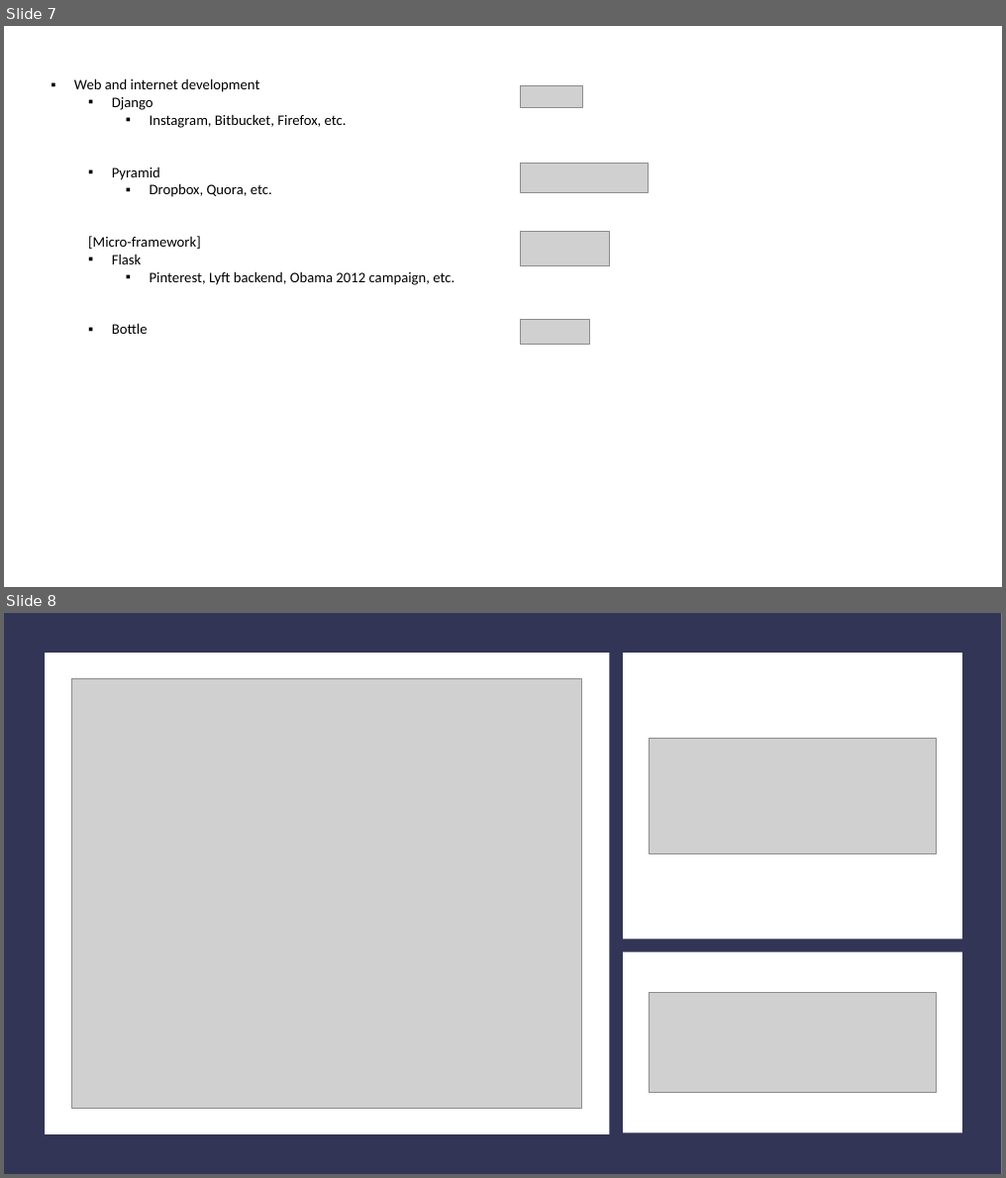
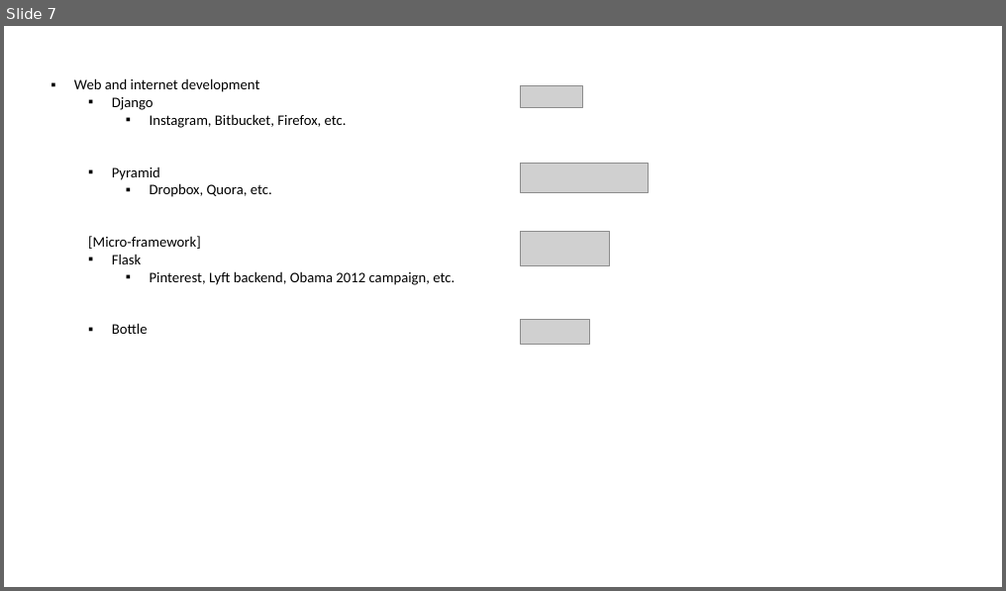
Before and after one commit to xiangshiyin/atl_meetup_20190302, a slide deck: materials/draft.pptx. Shown one above the other, each under a label of ours: slides 7 and 8 before the commit, slide 7 after it. The pictures are 1006x1178 and 1006x591 pixels, drawn with LibreOffice and Linux fonts; fonts in the diff are those of the drawing; grey boxes stand for pictures. Boxes give left, top, right and bottom in pixels: in the first picture for what was removed or moved away, otherwise in the second. Text is boxed around its words. In the diff, an @@ line names an element or a change of style, - is before the commit and + after.

```diff
--- a/materials/draft.pptx
+++ b/materials/draft.pptx
@@ slide 8 removed at <box>4,613,1002,1174</box>, background #FFFFFF @@
@@ rectangle removed at <box>4,613,1002,1174</box> @@
@@ rectangle removed at <box>45,653,609,1135</box> @@
@@ rectangle removed at <box>623,653,962,940</box> @@
@@ picture removed at <box>72,679,582,1108</box> @@
@@ picture removed at <box>649,738,936,854</box> @@
@@ rectangle removed at <box>623,953,962,1134</box> @@
@@ picture removed at <box>649,993,936,1093</box> @@
```
Also in this commit, not shown: 1 slide changed, 1 slide added, 4 other files.
